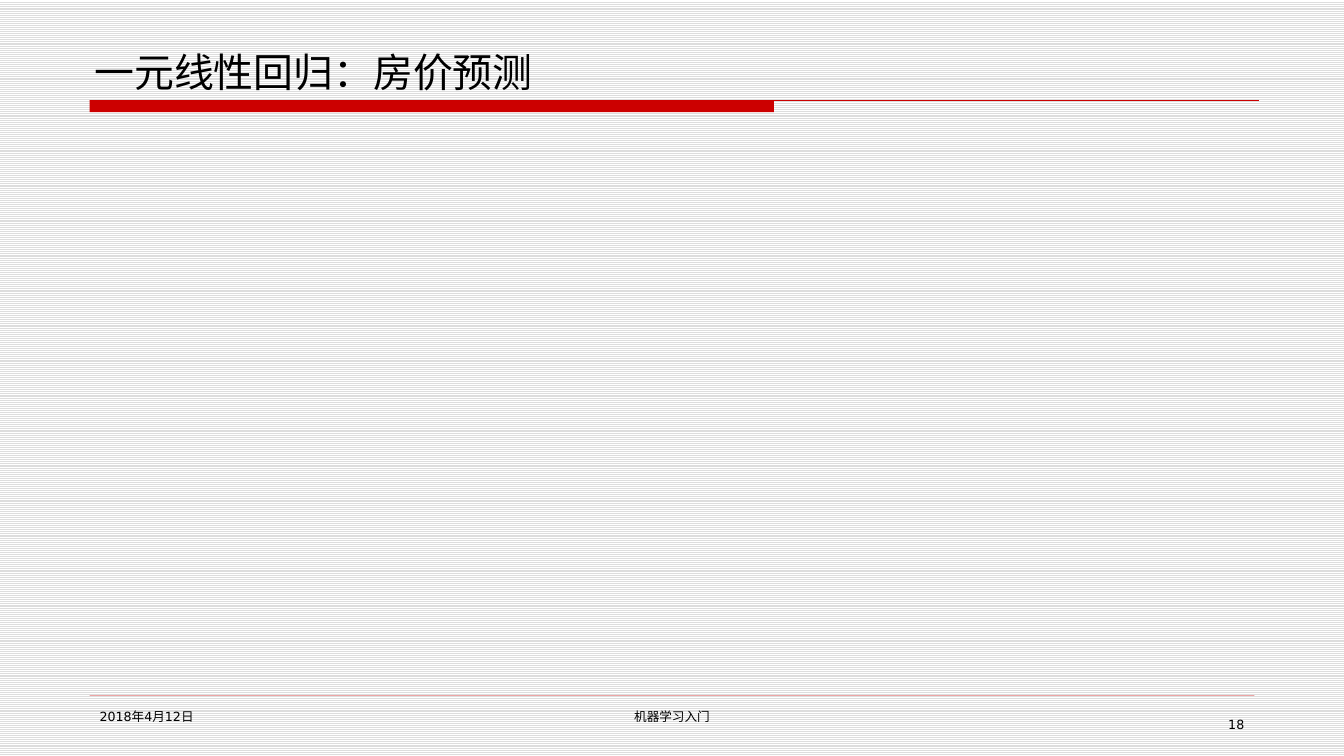
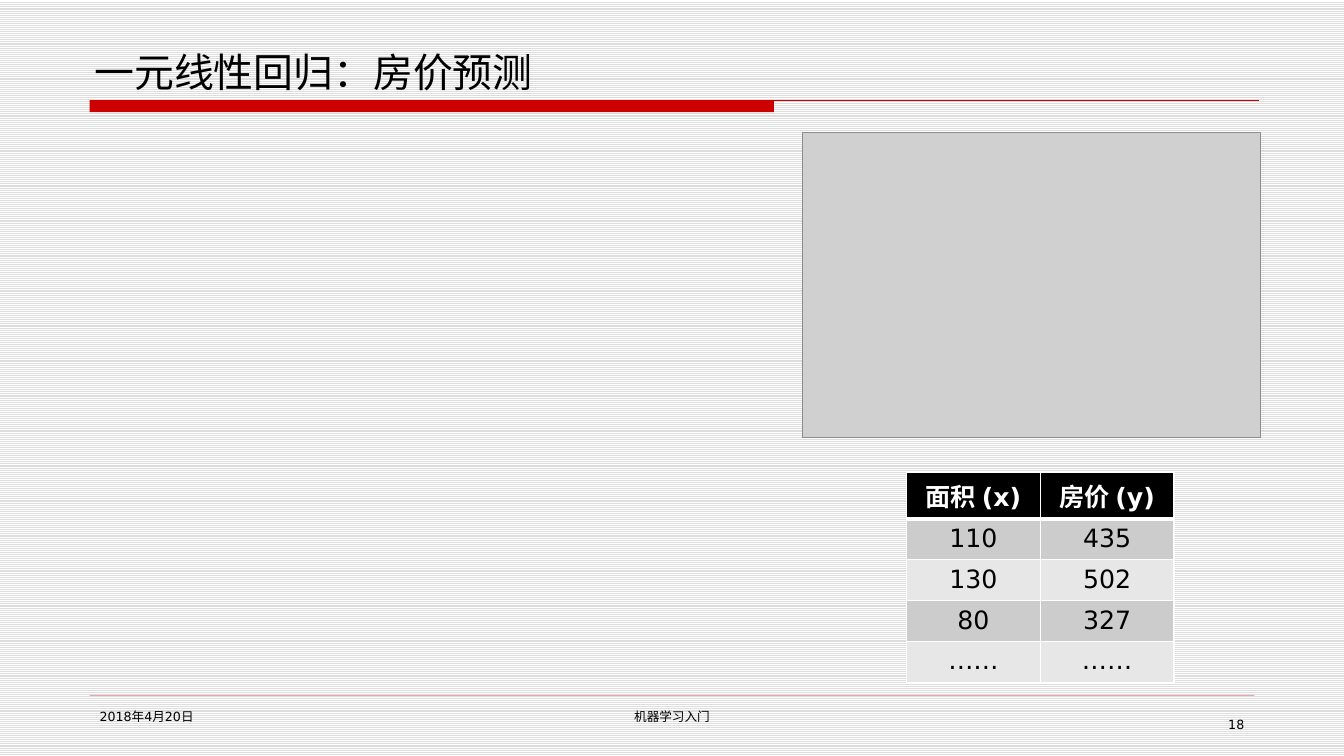
Before and after one commit to ztypl/MachineLearning, a slide deck: slide 18 of 机器学习入门.pptx. Drawn at 1344x756 pixels with LibreOffice and Linux fonts; fonts in the diff are those of the drawing; grey boxes stand for pictures; background and template pictures are left out. Boxes give left, top, right and bottom in pixels: in the first picture for what was removed or moved away, otherwise in the second. Text is boxed around its words. In the diff, an @@ line names an element or a change of style, - is before the commit and + after.

```diff
--- a/机器学习入门.pptx
+++ b/机器学习入门.pptx
@@ picture added at [803, 132, 1261, 438] @@
@@ table added at [906, 473, 1175, 678], 5 rows, 2 columns @@
+面积 (x) | 房价 (y)
+110 | 435
+130 | 502
+80 | 327
+…… | ……
@@ text at [100, 710, 194, 722]: text changed @@
-2018年4月12日
+2018年4月20日
```
Also in this commit, not shown: 17 other slides changed, 2 slides added.
